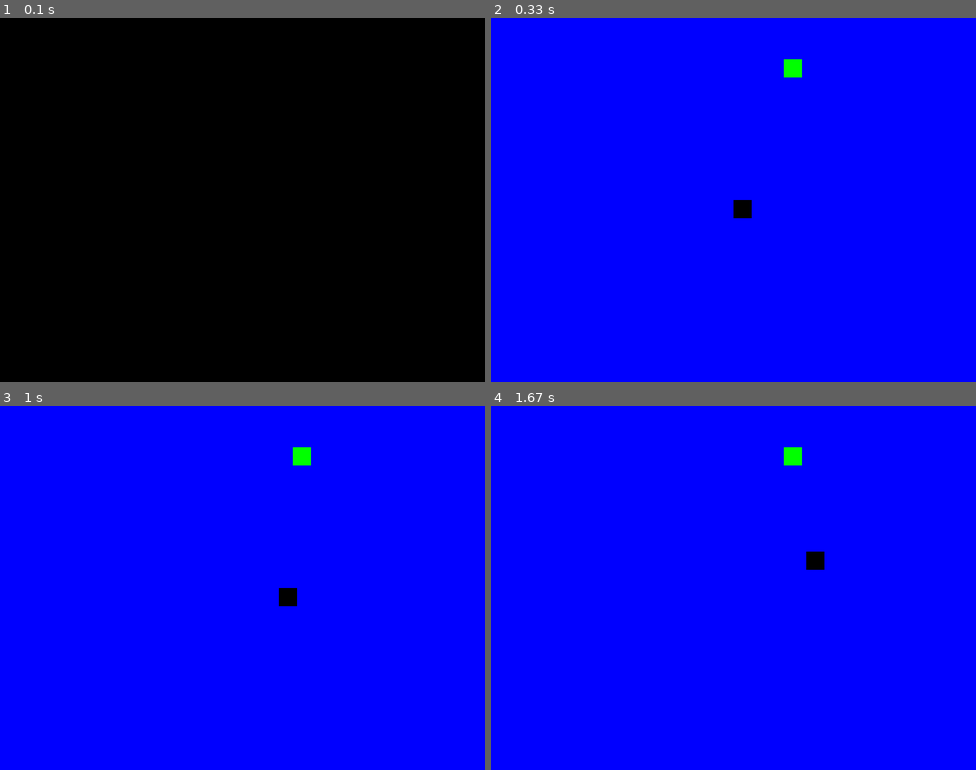
Above: before the commit, frames 1-4 (two rows, left to right).
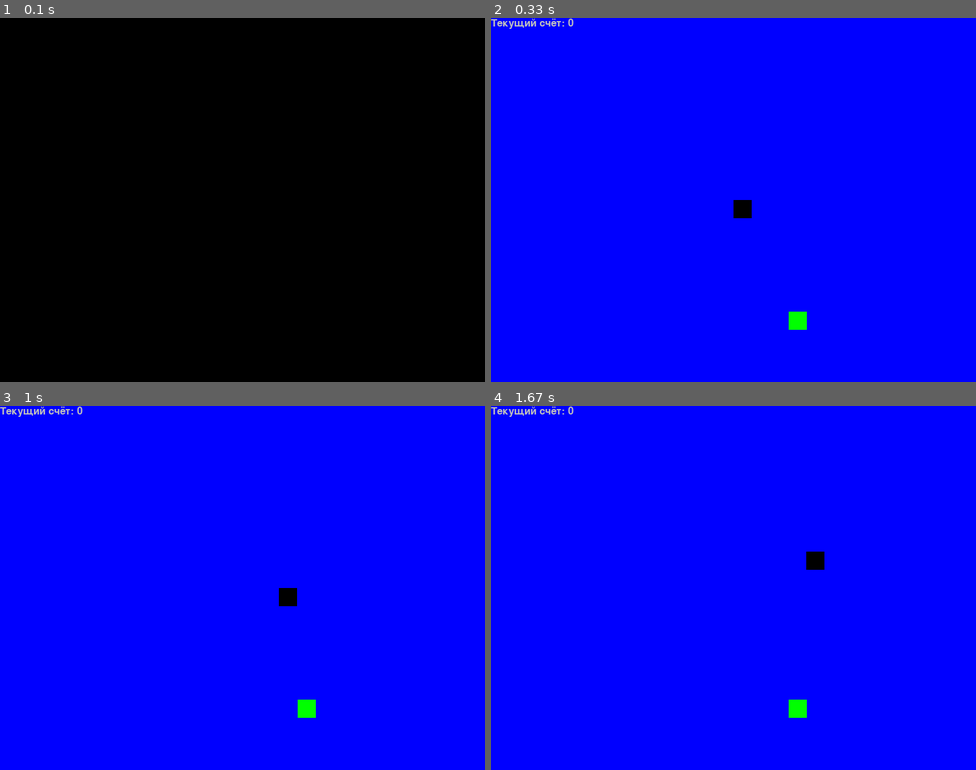
Above: after the commit, the same moments.

Repository: kosvish/game_snake_PyGame
Game: pygame game, started from main.py
Two runs of this game, one before a commit and one after it. Both use one fixed random seed, a clock stepped at 60 frames per second and the inputs below.
Inputs:
- Up to frame 1 (0.1 s): no input
- Up to frame 2 (0.33 s): no input
- Up to frame 3 (1 s): hold Right 0.33-0.8 s; hold Up from 0.83 s (still down)
- Up to frame 4 (1.67 s): release Up at 1.27 s; hold Right from 1.3 s (still down)

Frame 1 is identical in both runs. In frame 2, 0.5% of the frame differs, in the area x 0-66%, y 0-86%; in frame 3, 0.5%; in frame 4, 0.5%.

Commit message:
feat(create): add music , message func, game_loop

Diff:
--- a/main.py
+++ b/main.py
@@ -1,5 +1,6 @@
 import random
 import pygame
+from os import path
 
 pygame.init()
 
@@ -7,6 +8,15 @@
 WIDTH = 800
 HEIGHT = 600
 FPS = 5
+
+music_dir = path.join(path.dirname(__file__), 'music')
+
+pygame.mixer.music.load(path.join(music_dir, 'main_music.mp3'))
+pygame.mixer.music.play()
+pygame.mixer.music.set_volume(0.1)
+
+am = pygame.mixer.Sound(path.join(music_dir, 'eat_food.mp3'))
+am.set_volume(0.5)
 
 # Game Settings
 screen = pygame.display.set_mode((WIDTH, HEIGHT))
@@ -47,70 +57,146 @@
         return False
 
 
-run = True
-
-while run:
-
-    clock.tick(FPS)
-
-    screen.fill("blue")
-
-    # drawing food
-    pygame.draw.rect(screen, "green", [foodx, foody,
-                                       snake_block, snake_block])
-
-    # losing
-
-    if x1 >= WIDTH or x1 < 0 or y1 >= HEIGHT or y1 < 0:
-        run = False
-
-    # change cords
-
-    x1 += x1_change
-    y1 += y1_change
-
+def create_mes(msg, color, x, y, font_name, size):
+    font_style = pygame.font.SysFont(font_name, size)
+    mes = font_style.render(msg, True, color)
+    screen.blit(mes, [x, y])
+
+
+def game_loop():
+    # snake variables
+
+    x1 = WIDTH / 2
+    y1 = HEIGHT / 2
+    x1_change = 0
+    y1_change = 0
+    length = 1
+    snake_list = []
     snake_head = [x1, y1]
-    snake_list.append(snake_head)
-
-    if len(snake_list) > length:
-        del snake_list[0]
-
-    for x in snake_list:
-        pygame.draw.rect(screen, "black", [x[0], x[1],
+
+    # food variables
+    foodx = random.randrange(0, WIDTH - snake_block)
+    foody = random.randrange(0, HEIGHT - snake_block)
+
+    run = True
+
+    game_close = False
+
+    while run:
+        while game_close:
+            screen.fill("red")
+            create_mes('''Вы проиграли!''', "black", 200, 200,
+                       "chalkduster.ttf", 70)
+
+            create_mes(f'Ваш счёт: {length - 1}', "black", 20, 400, "times", 35)
+
+            create_mes('''Нажмите Q для выхода или С для повторной игры''', "white", 10, 300,
+                       "times", 35)
+
+            pygame.display.update()
+            for event in pygame.event.get():
+                if event.type == pygame.QUIT:
+                    run = False
+                    game_close = False
+
+                if event.type == pygame.KEYDOWN:
+                    if event.key == pygame.K_q:
+                        run = False
+                        game_close = False
+
+                    if event.key == pygame.K_c:
+                        game_loop()
+
+            if x1 >= WIDTH or x1 <= 0 or y1 >= HEIGHT or y1 <= 0:
+                game_close = True
+
+            for x in snake_list[:-1]:
+                if x == snake_head:
+                    game_close = True
+
+            for event in pygame.event.get():
+                if event.type == pygame.QUIT:
+                    run = False
+                    game_close = False
+
+                elif event.type == pygame.KEYDOWN:
+                    if event.key == pygame.K_q:
+                        run = False
+                        game_close = False
+
+                    if event.key == pygame.K_c:
+                        game_loop()
+
+        clock.tick(FPS)
+
+        screen.fill("blue")
+
+        # drawing food
+        pygame.draw.rect(screen, "green", [foodx, foody,
                                            snake_block, snake_block])
 
-    for x in snake_list[:-1]:
-        if x == snake_head:
-            run = False
-
-    if eating_check(x1, y1, foodx, foody):
-        foodx = random.randrange(0, WIDTH - snake_block)
-        foody = random.randrange(0, HEIGHT - snake_block)
-        length += 1
-
-    pygame.display.update()
-    pygame.display.flip()
-
-    for event in pygame.event.get():
-
-        if event.type == pygame.QUIT:
-            run = False
-
-        if event.type == pygame.KEYDOWN:
-            if event.key == pygame.K_LEFT:
-                x1_change = -snake_step
-                y1_change = 0
-
-            elif event.key == pygame.K_RIGHT:
-                x1_change = snake_step
-                y1_change = 0
-
-            elif event.key == pygame.K_DOWN:
-                x1_change = 0
-                y1_change = snake_step
-
-            elif event.key == pygame.K_UP:
-                x1_change = 0
-                y1_change = -snake_step
-
-pygame.quit()
+        create_mes(f'Текущий счёт: {length - 1}', 'grey', 0, 0, "comicsans", 25)
+
+        pygame.display.update()
+
+        # losing
+
+        if x1 >= WIDTH or x1 < 0 or y1 >= HEIGHT or y1 < 0:
+            game_close = True
+
+        # change cords
+
+        x1 += x1_change
+        y1 += y1_change
+
+        snake_head = [x1, y1]
+        snake_list.append(snake_head)
+
+        if len(snake_list) > length:
+            del snake_list[0]
+
+        for x in snake_list:
+            pygame.draw.rect(screen, "black", [x[0], x[1],
+                                               snake_block, snake_block])
+
+        for x in snake_list[:-1]:
+            if x == snake_head:
+                game_close = True
+
+        if eating_check(x1, y1, foodx, foody):
+            foodx = random.randrange(0, WIDTH - snake_block)
+            foody = random.randrange(0, HEIGHT - snake_block)
+            length += 1
+            am.play()
+
+        pygame.display.update()
+        pygame.display.flip()
+
+        for event in pygame.event.get():
+
+            if event.type == pygame.QUIT:
+                run = False
+                pygame.quit()
+
+            if event.type == pygame.KEYDOWN:
+                if event.key == pygame.K_LEFT:
+                    x1_change = -snake_step
+                    y1_change = 0
+
+                elif event.key == pygame.K_RIGHT:
+                    x1_change = snake_step
+                    y1_change = 0
+
+                elif event.key == pygame.K_DOWN:
+                    x1_change = 0
+                    y1_change = snake_step
+
+                elif event.key == pygame.K_UP:
+                    x1_change = 0
+                    y1_change = -snake_step
+
+    pygame.quit()
+    quit()
+
+
+game_loop()
